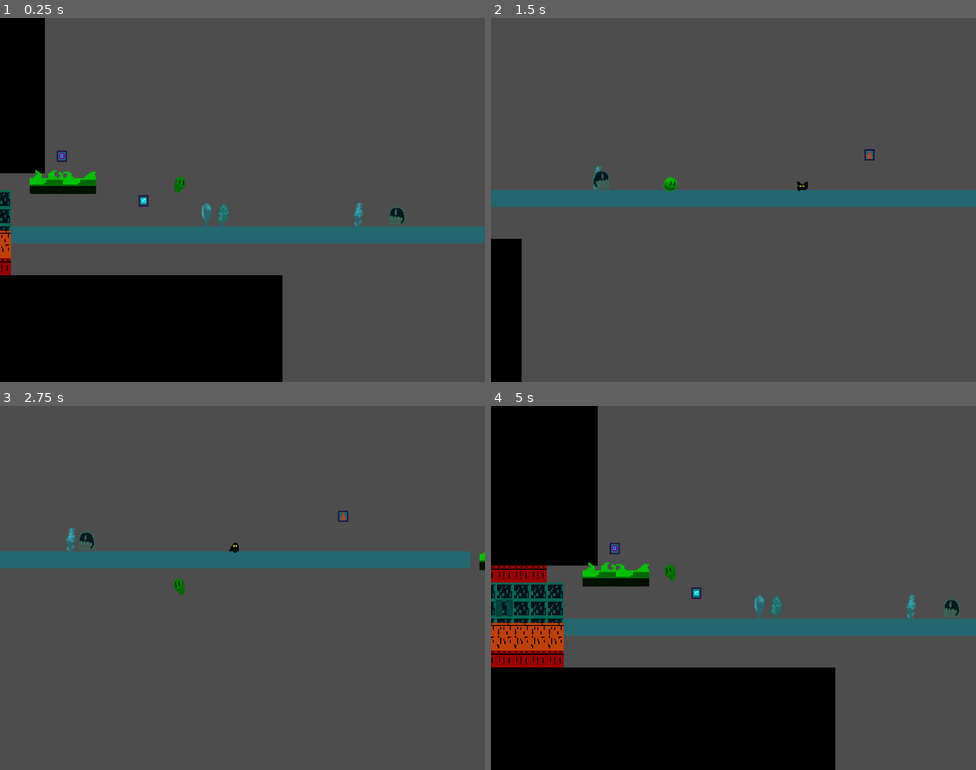
Above: before the commit, frames 1-4 (two rows, left to right).
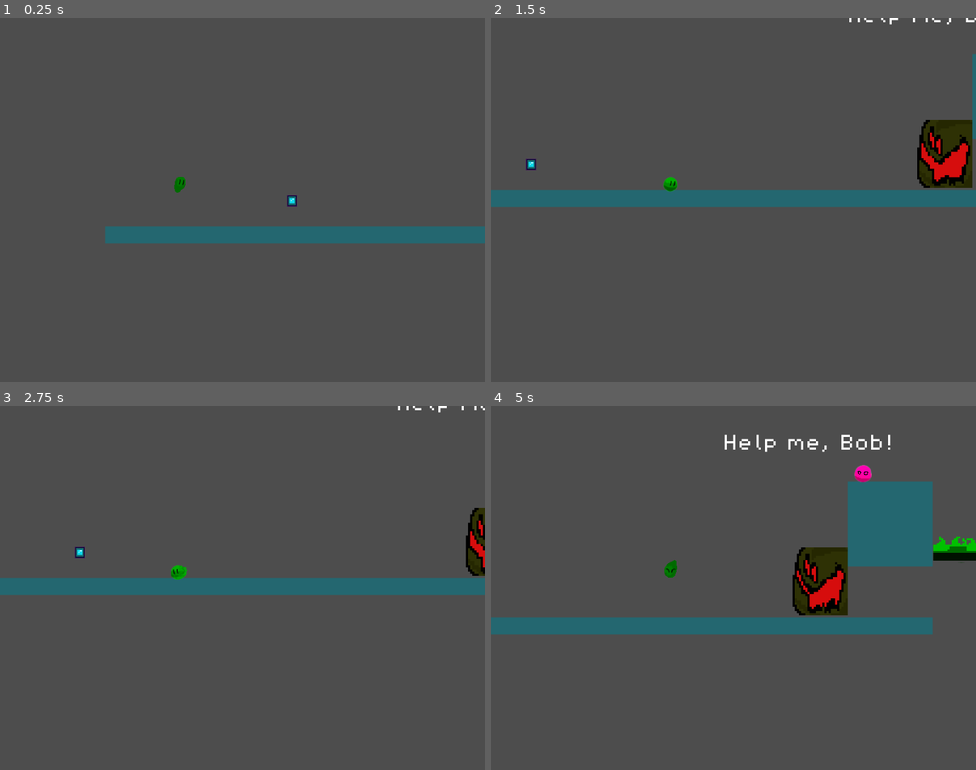
Above: after the commit, the same moments.

Repository: floriancaro/Jame-Gam-June-2024
Game: Godot game, scene res://scenes/main.tscn
Same seed, same stepped clock (60 frames per second), same inputs: the game is played once before the commit and once after it.
Inputs:
- Up to frame 1 (0.25 s): no input
- Up to frame 2 (1.5 s): hold M (ability) 0.53-1.28 s; hold D (move_right) from 0.53 s (still down); tap Space (jump) at 0.77 s; tap M (ability) at 1.35 s
- Up to frame 3 (2.75 s): tap Space (jump) at 1.52 s; release D (move_right) at 2.03 s; hold A (move_left) from 2.03 s (still down); hold M (ability) from 2.03 s (still down)
- Up to frame 4 (5 s): release A (move_left) at 2.78 s; release M (ability) at 2.78 s; hold D (move_right) 2.78-4.28 s; tap M (ability) at 2.85, 4.35 s; tap Space (jump) at 3.02, 3.77, 4.52 s; hold M (ability) 3.53-4.28 s; hold A (move_left) from 4.28 s (still down)

The runs differ from the first frame. In frame 1, 24% of the frame differs, in the area x 0-84%, y 0-100%; in frame 2, 5.2%; in frame 3, 10%; in frame 4, 43%, in the area x 0-100%, y 0-100%.

Commit message:
remove projectile after x seconds

Diff:
--- a/scenes/enemies/boss.tscn
+++ b/scenes/enemies/boss.tscn
@@ -79,7 +79,7 @@
 autostart = true
 
 [node name="ProjectileMarker" type="Marker2D" parent="."]
-position = Vector2(-31, 20)
+position = Vector2(-31, 22)
 
 [node name="KillTimer" type="Timer" parent="."]
 wait_time = 0.5
--- a/scenes/enemies/boss_projectile.tscn
+++ b/scenes/enemies/boss_projectile.tscn
@@ -72,4 +72,10 @@
 rotation = 1.5708
 shape = SubResource("CapsuleShape2D_f5l56")
 
+[node name="Timer" type="Timer" parent="."]
+wait_time = 3.0
+one_shot = true
+autostart = true
+
 [connection signal="body_entered" from="." to="." method="_on_body_entered"]
+[connection signal="timeout" from="Timer" to="." method="_on_timer_timeout"]
--- a/scenes/main.tscn
+++ b/scenes/main.tscn
@@ -12,6 +12,7 @@
 [ext_resource type="PackedScene" uid="uid://wotpla124xs" path="res://scenes/enemies/boss.tscn" id="10_w4yr1"]
 [ext_resource type="PackedScene" uid="uid://ca6hawmkmwedf" path="res://scenes/she_bob.tscn" id="11_t71a6"]
 [ext_resource type="FontFile" uid="uid://bujltk7dyjc1a" path="res://assets/fonts/PixelOperator8-Bold.ttf" id="12_eaoke"]
+[ext_resource type="FontFile" uid="uid://ccns84fu50psr" path="res://assets/fonts/PixelOperator8.ttf" id="13_y2lbj"]
 
 [sub_resource type="TileSetAtlasSource" id="TileSetAtlasSource_d8mtu"]
 texture = ExtResource("1_sh0yu")
@@ -328,7 +329,7 @@
 
 [node name="Player" parent="." instance=ExtResource("2_2ciu8")]
 unique_name_in_owner = true
-position = Vector2(-65, -72)
+position = Vector2(966, -72)
 
 [node name="Camera2D" type="Camera2D" parent="Player"]
 position = Vector2(118.571, 17.1429)
@@ -432,4 +433,12 @@
 offset_right = 1662.0
 offset_bottom = -174.0
 theme_override_fonts/font = ExtResource("12_eaoke")
-text = "You Rescued She Bob!"
+text = "You Rescued She-Bob!"
+
+[node name="HelpLabel" type="Label" parent="GameManager/Text"]
+offset_left = 1370.0
+offset_top = -178.0
+offset_right = 1532.0
+offset_bottom = -155.0
+theme_override_fonts/font = ExtResource("13_y2lbj")
+text = "Help me, Bob!"
--- a/scenes/player.tscn
+++ b/scenes/player.tscn
@@ -40,9 +40,9 @@
 atlas = ExtResource("4_62hlp")
 region = Rect2(132, 80, 68, 40)
 
-[sub_resource type="AtlasTexture" id="AtlasTexture_sksbx"]
-atlas = ExtResource("3_ivbr4")
-region = Rect2(0, 64, 32, 32)
+[sub_resource type="AtlasTexture" id="AtlasTexture_1pavk"]
+atlas = ExtResource("3_y25nj")
+region = Rect2(0, 0, 32, 32)
 
 [sub_resource type="AtlasTexture" id="AtlasTexture_0xoos"]
 atlas = ExtResource("3_ivbr4")
@@ -181,7 +181,7 @@
 }, {
 "frames": [{
 "duration": 1.0,
-"texture": SubResource("AtlasTexture_sksbx")
+"texture": SubResource("AtlasTexture_1pavk")
 }, {
 "duration": 1.2,
 "texture": SubResource("AtlasTexture_0xoos")
@@ -325,7 +325,7 @@
 material = SubResource("ShaderMaterial_crcx3")
 position = Vector2(0, -16)
 sprite_frames = SubResource("SpriteFrames_if27w")
-animation = &"henshi_teleport"
+animation = &"henshi_fire"
 speed_scale = 1.1
 
 [node name="ProjectileMarker" type="Marker2D" parent="."]
--- a/scripts/boss.gd
+++ b/scripts/boss.gd
@@ -1,7 +1,7 @@
 extends Area2D
 
 @export var projectile_scene: PackedScene
-@export var health = 1
+@export var health = 5
 
 @onready var projectile_marker = $ProjectileMarker
 @onready var kill_timer = $KillTimer
--- a/scripts/boss_projectile.gd
+++ b/scripts/boss_projectile.gd
@@ -16,3 +16,8 @@
 	if body.has_method("hit"):
 		body.hit()
 		queue_free()
+
+
+# remove projectile after some time
+func _on_timer_timeout():
+	queue_free()
--- a/scripts/main.gd
+++ b/scripts/main.gd
@@ -4,8 +4,3 @@
 # Called when the node enters the scene tree for the first time.
 func _ready():
 	Engine.time_scale = 1.0
-
-
-# Called every frame. 'delta' is the elapsed time since the previous frame.
-func _process(delta):
-	pass
--- a/scripts/she_bob.gd
+++ b/scripts/she_bob.gd
@@ -20,4 +20,5 @@
 
 func _on_body_entered(body):
 	rescued = true
+	game_manager.get_node("Text/HelpLabel").hide()
 	game_manager.get_node("Text/RescueLabel").show()
Not shown: 1 places in scenes/main.tscn that only renumber resources
